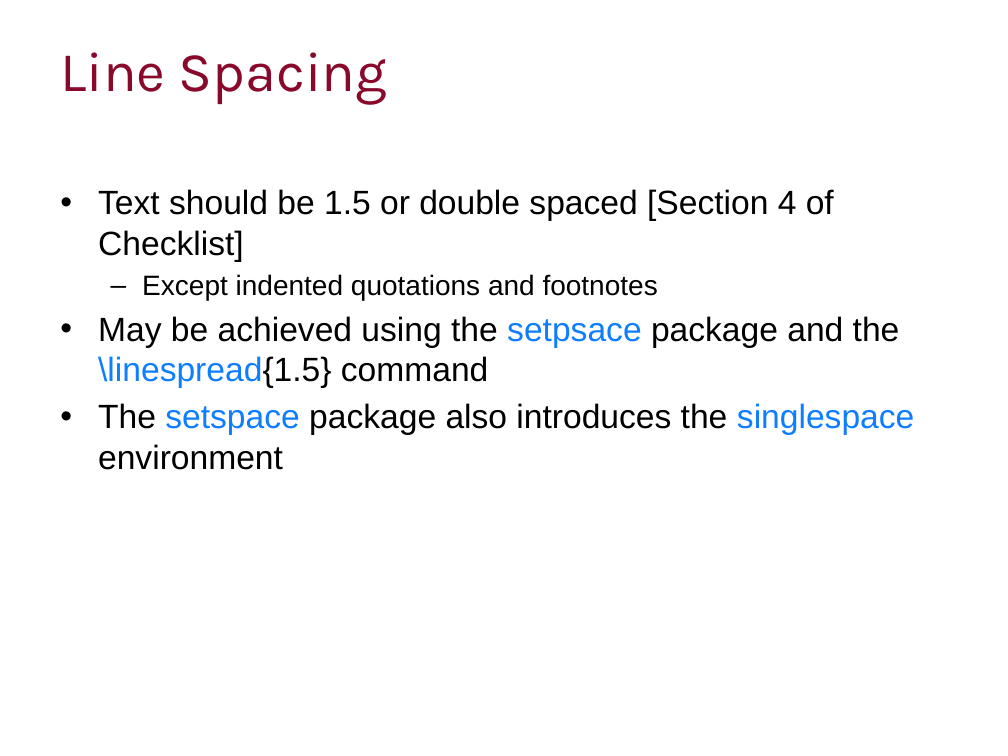
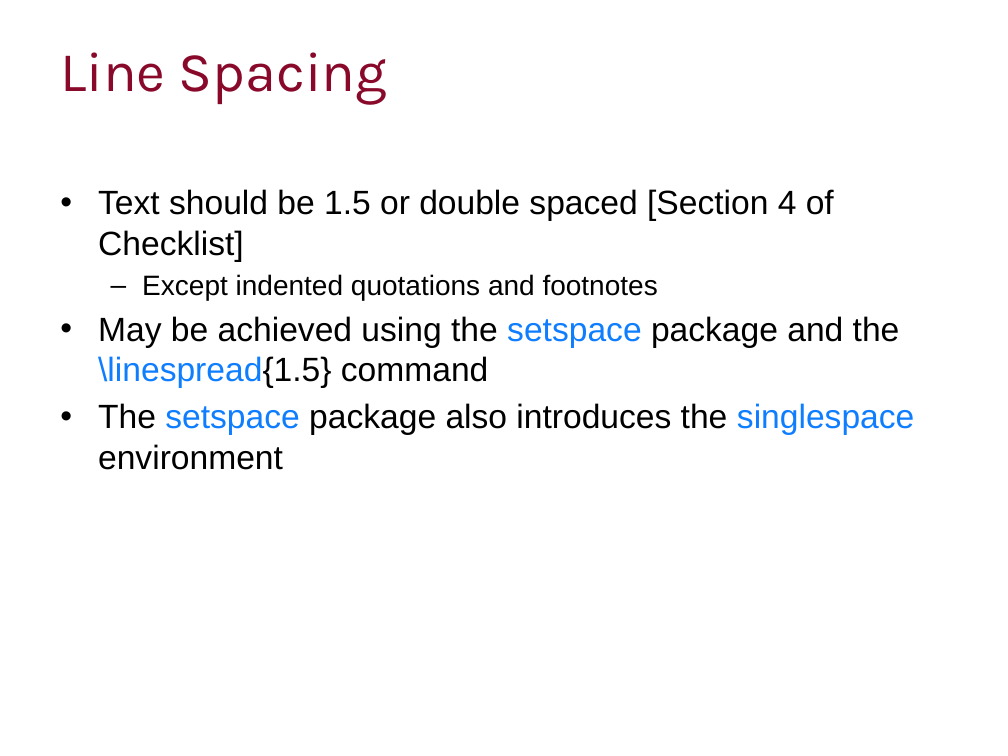
Before and after one commit to ImperialCollegeLondon/RCDS-writing-theses-in-latex, a slide deck: slide 10 of Writing Theses in Latex Slides.pptx. Drawn at 1008x756 pixels with LibreOffice and Linux fonts; fonts in the diff are those of the drawing; background and template pictures are left out. Boxes give left, top, right and bottom in pixels: in the first picture for what was removed or moved away, otherwise in the second. Text is boxed around its words. In the diff, an @@ line names an element or a change of style, - is before the commit and + after.

Commit message:
Minor updates

```diff
--- a/Writing Theses in Latex Slides.pptx
+++ b/Writing Theses in Latex Slides.pptx
@@ text at <box>98,316,900,388</box>: text changed @@
-• May be achieved using the setpsace package and the \linespread{1.5} command
+• May be achieved using the setspace package and the \linespread{1.5} command
```
